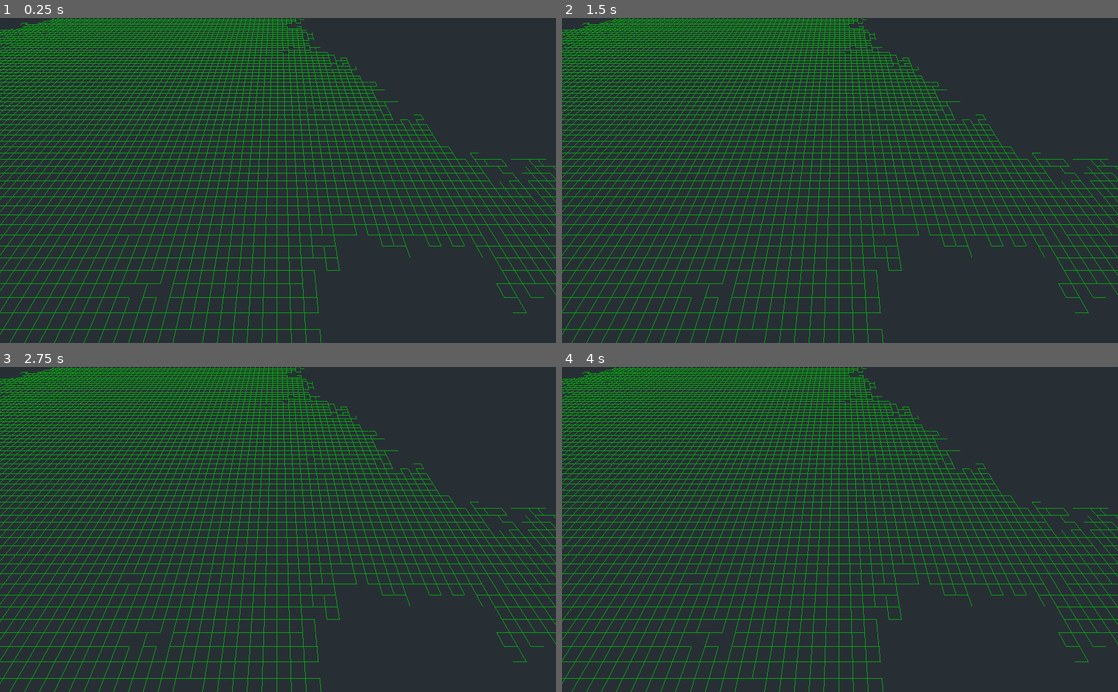
Above: before the commit, frames 1-4 (two rows, left to right).
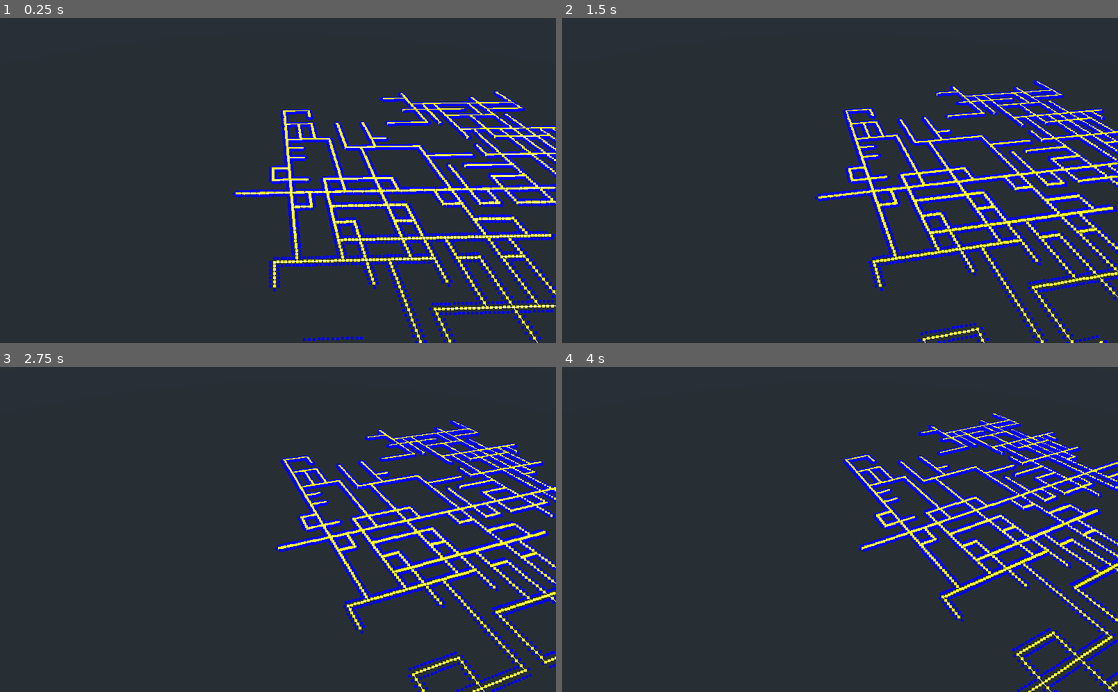
Above: after the commit, the same moments.

Repository: matty86uk/IWGameJam2021
Game: Godot game, scene res://Scenes/World.tscn
The game is run twice, just before and just after one commit, with the same random seed, the same clock (stepped at 60 frames per second) and the same inputs. The project has no main scene, so this scene is started directly.
Inputs:
- Up to frame 1 (0.25 s): no input
- Up to frame 2 (1.5 s): no input
- Up to frame 3 (2.75 s): no input
- Up to frame 4 (4 s): no input

The runs differ from the first frame. In frame 1, 25% of the frame differs, in the area x 0-100%, y 0-100%; in frame 2, 25%; in frame 3, 24%; in frame 4, 24%.

Commit message:
Added building plots

Diff:
--- /dev/null
+++ b/Scenes/Map.gd
@@ -0,0 +1,8 @@
+class_name Map
+extends Resource
+
+
+var data = []
+
+func _init():
+	pass
--- /dev/null
+++ b/Scenes/Root.gd
@@ -0,0 +1,16 @@
+extends Spatial
+
+
+# Declare member variables here. Examples:
+# var a = 2
+# var b = "text"
+
+
+# Called when the node enters the scene tree for the first time.
+func _ready():
+	pass # Replace with function body.
+
+
+# Called every frame. 'delta' is the elapsed time since the previous frame.
+func _process(delta):
+	rotate_y(delta*0.1)
--- a/Scenes/World.gd
+++ b/Scenes/World.gd
@@ -5,40 +5,111 @@
 
 func _ready():
 	randomize()
-	var points = generate(Vector3(0,0,0), 6, SimpleRoads.new(), 1)
+	#rand_seed(12345)
+	var points = generate_roads(Vector3(0,0,0), 3, SimpleRoads.new(), 3)
+
+	var road_dictionary = {}
+
+	var m2 = SpatialMaterial.new()
+	m2.vertex_color_use_as_albedo = true
+	m2.params_point_size = 4
+	m2.flags_use_point_size = true
+	m2.flags_unshaded = true
+
+	var m1 = SpatialMaterial.new()
+	m1.vertex_color_use_as_albedo = true
+	m1.params_point_size = 4
+	m1.flags_use_point_size = true
+	m1.flags_unshaded = true
+
 	var m = SpatialMaterial.new()
 	m.vertex_color_use_as_albedo = true
+	m.flags_unshaded = true
+
+	var st1 = SurfaceTool.new()
+	st1.begin(Mesh.PRIMITIVE_POINTS)
+	st1.add_color(Color.yellow)
 	var st = SurfaceTool.new()
 	st.begin(Mesh.PRIMITIVE_LINES)
-	st.add_color(Color.green)
+	st.add_color(Color.white)
+	var max_x = 0
+	var max_z = 0
+	var min_x = 0
+	var min_z = 0
 	for p in points:
+		if (p.x > max_x):
+			max_x = p.x
+		if (p.x < min_x):
+			min_x = p.x
+		if (p.z > max_z):
+			max_z = p.z
+		if (p.z < min_z):
+			min_z = p.z
+		road_dictionary[p.round()] = "ROAD"
 		st.add_vertex(p)
+		st1.add_vertex(p)
 	var mesh = st.commit()
 	var mi = MeshInstance.new()
 	mi.mesh = mesh
 	mi.material_override = m
-	add_child(mi)
+	$Root.add_child(mi)
 
-func generate(start_position, iterations, rule, length):
-#	length = -200
+	var mesh1 = st1.commit()
+	var mi1 = MeshInstance.new()
+	mi1.mesh = mesh1
+	mi1.material_override = m1
+	$Root.add_child(mi1)
+
+	print(str("max_x:",max_x))
+	print(str("min_x:",min_x))
+	print(str("max_z:",max_z))
+	print(str("min_z:",min_z))
+
+	var building_points = generate_buildings(road_dictionary)
+
+	var st2 = SurfaceTool.new()
+	st2.begin(Mesh.PRIMITIVE_POINTS)
+	for p in building_points:
+		if !road_dictionary.has(p):
+			st2.add_color(Color.blue)
+		else:
+			st2.add_color(Color.red)
+		st2.add_vertex(p)
+
+	var mesh2 = st2.commit()
+	var mi2 = MeshInstance.new()
+	mi2.mesh = mesh2
+	mi2.material_override = m2
+	$Root.add_child(mi2)
+
+func generate_roads(start_position, iterations, rule, length):
 	var arrangement = rule.axiom
 	for i in iterations:
-#		length *= length_reduction
 		var new_arrangement = ""
 		for character in arrangement:
 			new_arrangement += rule.get_character(character)
 		arrangement = new_arrangement
-	var lines = []
+	var points = []
 	var cache_queue = []
 	var from = start_position
 	var rot = 0 + ((randi() % 4) * rule.angle)
 	for index in arrangement:
+		var line_length = (length * randi() % 4)
 		match rule.get_action(index):
 			"draw_forward":
-				var to = from + Vector3(length, 0, 0).rotated(Vector3.UP, deg2rad(rot))
-				lines.push_back(from)
-				lines.push_back(to)
-				from = to
+				for l in line_length*2:
+					var to = from + Vector3(1, 0, 0).rotated(Vector3.UP, deg2rad(rot))
+					points.push_back(from)
+					points.push_back(to)
+					from = to
+					to = from + Vector3(1, 0, 0).rotated(Vector3.UP, deg2rad(rot))
+					points.push_back(from)
+					points.push_back(to)
+					from = to
+					to = from + Vector3(1, 0, 0).rotated(Vector3.UP, deg2rad(rot))
+					points.push_back(from)
+					points.push_back(to)
+					from = to
 			"rotate_right":
 				if !chance_ignore():
 					rot += rule.angle
@@ -51,12 +122,37 @@
 				var cached_data = cache_queue.pop_back()
 				from = cached_data[0]
 				rot = cached_data[1]
-	return lines
+	return points
 
 func chance_ignore():
 	if (randi() % 10 == 1):
 		return true
 	return false
+
+func generate_buildings(road_dictionary):
+	var building_points = []
+	for p in road_dictionary.keys():
+		var free_neighbours = find_free_area(road_dictionary, p)
+		building_points += free_neighbours
+	return building_points
+
+func find_free_area(road_dictionary, position):
+	var free = []
+	var up = Vector3(0,0,1) + position
+	var down = Vector3(0,0,-1) + position
+	var right = Vector3(1,0,0) + position
+	var left = Vector3(-1,0,0) + position
+
+	if (!road_dictionary.has(up)):
+		free.push_back(up)
+	if (!road_dictionary.has(down)):
+		free.push_back(down)
+	if (!road_dictionary.has(right)):
+		free.push_back(right)
+	if (!road_dictionary.has(left)):
+		free.push_back(left)
+
+	return free
 
 class Rule:
 	var axiom
--- a/Scenes/World.tscn
+++ b/Scenes/World.tscn
@@ -1,12 +1,21 @@
-[gd_scene load_steps=2 format=2]
+[gd_scene load_steps=3 format=2]
 
 [ext_resource path="res://Scenes/World.gd" type="Script" id=1]
+[ext_resource path="res://Scenes/Root.gd" type="Script" id=2]
 
 [node name="World" type="Spatial"]
 script = ExtResource( 1 )
 
+[node name="Camera" type="Camera" parent="."]
+transform = Transform( -1.62921e-07, 0.707107, -0.707107, 0, 0.707107, 0.707107, 1, 1.15203e-07, -1.15203e-07, -105.699, 57.4779, -3.08446 )
+near = 0.01
+far = 7666.3
+
 [node name="Base" type="MeshInstance" parent="."]
 
-[node name="Camera" type="Camera" parent="."]
-transform = Transform( 1, 0, 0, 0, 0.608858, 0.793279, 0, -0.793279, 0.608858, -9.90913, 19.0977, 14.6078 )
-far = 8192.0
+[node name="SpotLight" type="SpotLight" parent="."]
+transform = Transform( 1, 0, 0, 0, -1.62921e-07, 1, 0, -1, -1.62921e-07, -4.53623, 39.4019, 0 )
+spot_range = 4096.0
+
+[node name="Root" type="Spatial" parent="."]
+script = ExtResource( 2 )
--- a/project.godot
+++ b/project.godot
@@ -8,9 +8,14 @@
 
 config_version=4
 
-_global_script_classes=[  ]
+_global_script_classes=[ {
+"base": "Resource",
+"class": "Map",
+"language": "GDScript",
+"path": "res://Scenes/Map.gd"
+} ]
 _global_script_class_icons={
-
+"Map": ""
 }
 
 [application]
